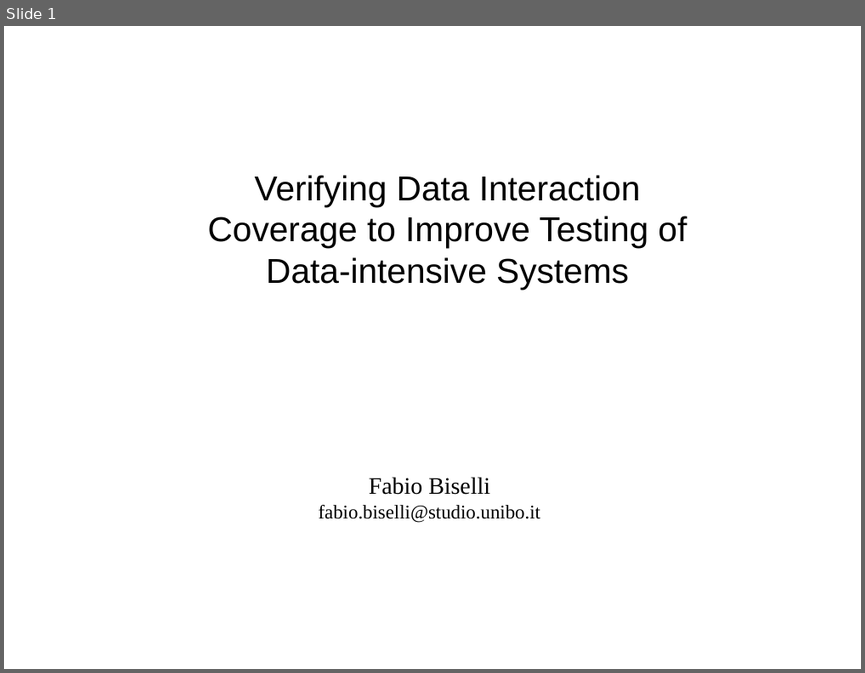
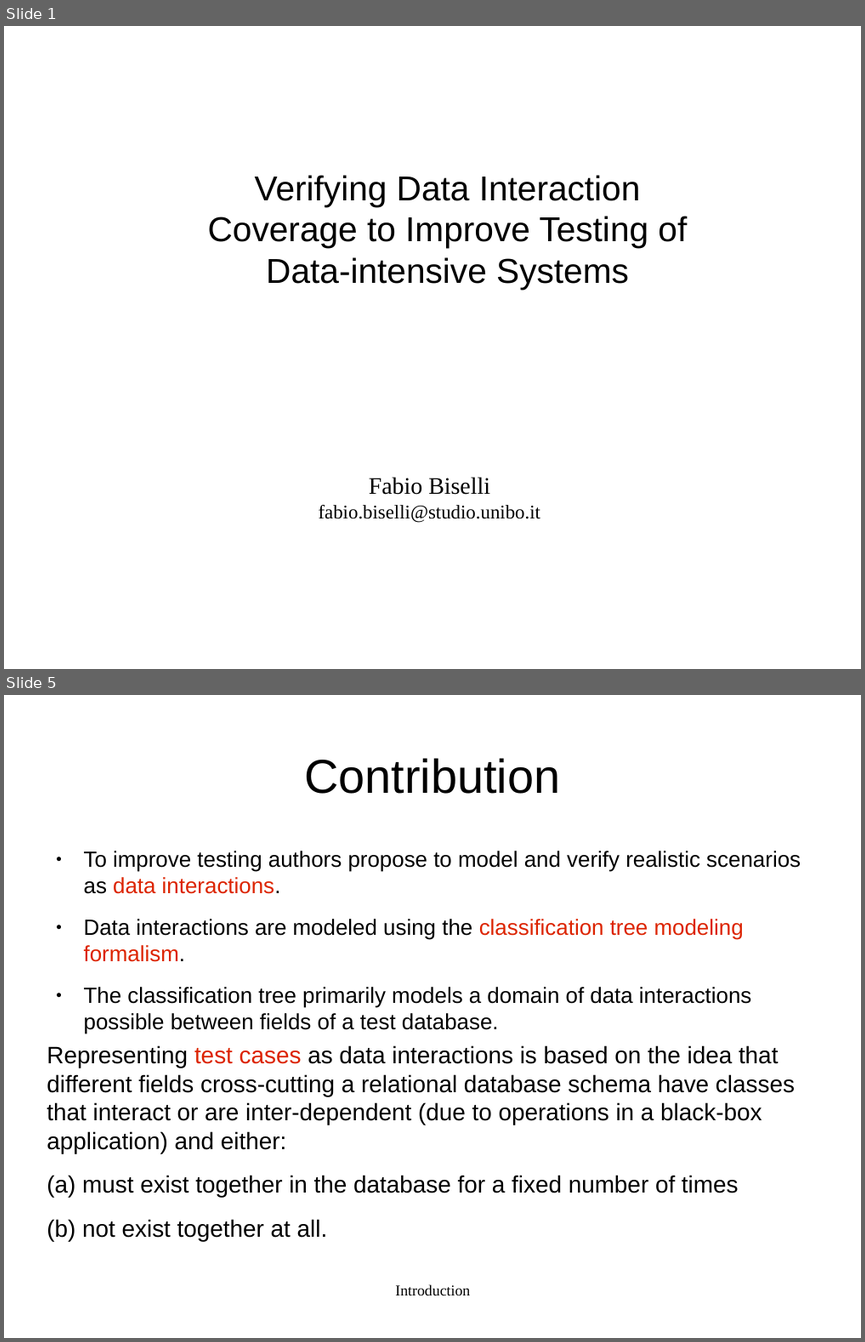
Before and after one commit to FabioBis/University, a slide deck: UNIBO/ComplementiBD/DataInteractionCoverage.odp. Shown one above the other, each under a label of ours: slide 1 before the commit, slides 1 and 5 after it; the slides between them are not shown. The pictures are 865x673 and 865x1342 pixels, drawn with LibreOffice and Linux fonts; fonts in the diff are those of the drawing. Boxes give left, top, right and bottom in pixels: in the first picture for what was removed or moved away, otherwise in the second. Text is boxed around its words. In the diff, an @@ line names an element or a change of style, - is before the commit and + after.

```diff
--- a/UNIBO/ComplementiBD/DataInteractionCoverage.odp
+++ b/UNIBO/ComplementiBD/DataInteractionCoverage.odp
@@ slide 5 added at (x1=4, y1=695, x2=861, y2=1338), background #FFFFFF @@
@@ title added at (x1=304, y1=758, x2=560, y2=794), 44 pt, text #000000 @@
+Contribution
@@ text added at (x1=84, y1=851, x2=800, y2=1034), 20.4 pt, text #000000 @@
+● To improve testing authors propose to model and verify realistic scenarios as data interactions.
+● Data interactions are modeled using the classification tree modeling formalism.
+● The classification tree primarily models a domain of data interactions possible between fields of a test database.
@@ text added at (x1=46, y1=1045, x2=794, y2=1241), 22 pt, text #000000 @@
+Representing test cases as data interactions is based on the idea that different fields cross-cutting a relational database schema have classes that interact or are inter-dependent (due to operations in a black-box application) and either:
+(a) must exist together in the database for a fixed number of times
+(b) not exist together at all.
@@ text added at (x1=395, y1=1284, x2=470, y2=1295), 14 pt, text #000000 @@
+Introduction
```
Also in this commit, not shown: 3 slides changed, 17 other slides added, 2 slides removed, 1 other file.
